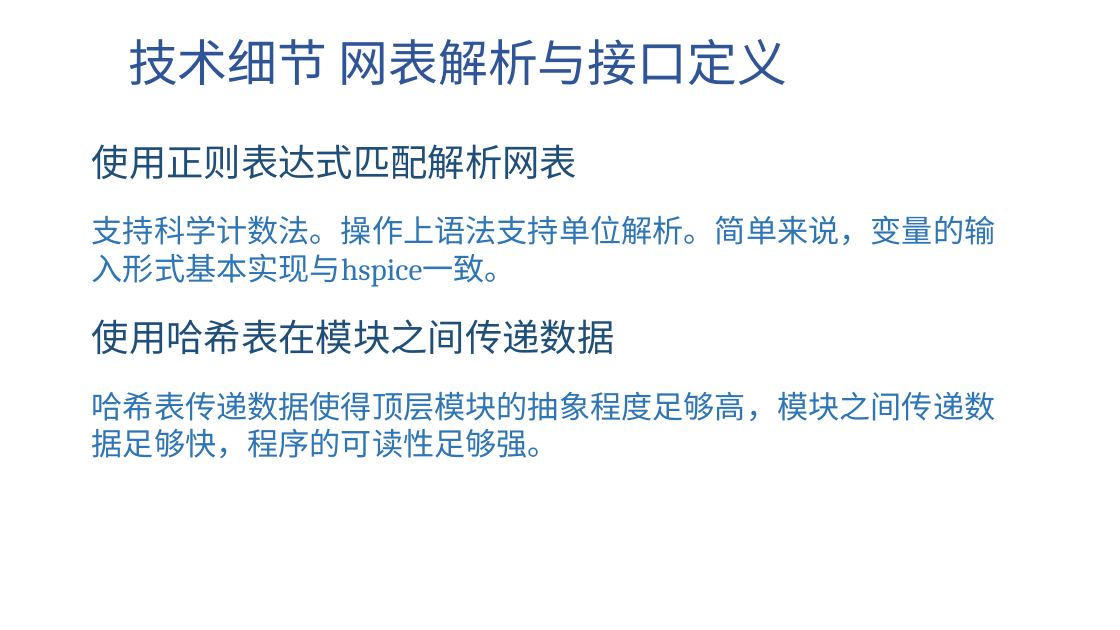
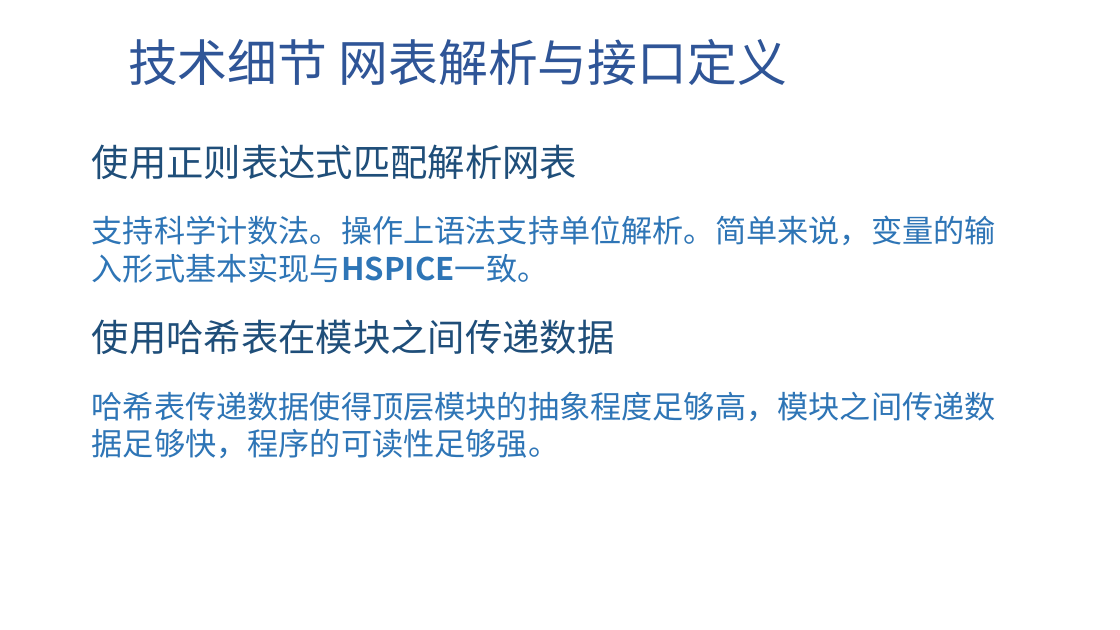
Before and after one commit to shifengzhicheng/FUDAN_ANALOG_EDA_MATLAB_SPICE, a slide deck: slide 12 of 基于MATLAB实现的模拟电路SPICE工具.pptx (slide 9 before the commit). Drawn at 1120x630 pixels with LibreOffice and Linux fonts; fonts in the diff are those of the drawing; background and template pictures are left out. Boxes give left, top, right and bottom in pixels: in the first picture for what was removed or moved away, otherwise in the second. Text is boxed around its words. In the diff, an @@ line names an element or a change of style, - is before the commit and + after.

```diff
--- a/基于MATLAB实现的模拟电路SPICE工具.pptx
+++ b/基于MATLAB实现的模拟电路SPICE工具.pptx
@@ text at (x1=92, y1=144, x2=996, y2=458): font Cambria to Noto Sans CJK SC in "使用正则表达式匹配解析网表", "哈希表传递数据使得顶层模块的抽象程度足够高，模块之间传递数据足够快，程序的可读性足够强。" @@
@@ text at (x1=92, y1=215, x2=996, y2=283): text changed; font Cambria to Noto Sans CJK SC @@
-支持科学计数法。操作上语法支持单位解析。简单来说，变量的输入形式基本实现与hspice一致。
+支持科学计数法。操作上语法支持单位解析。简单来说，变量的输入形式基本实现与HSPICE一致。
```
Also in this commit, not shown: 10 other slides changed, 4 slides added, 4 slides removed, 6 other files.
